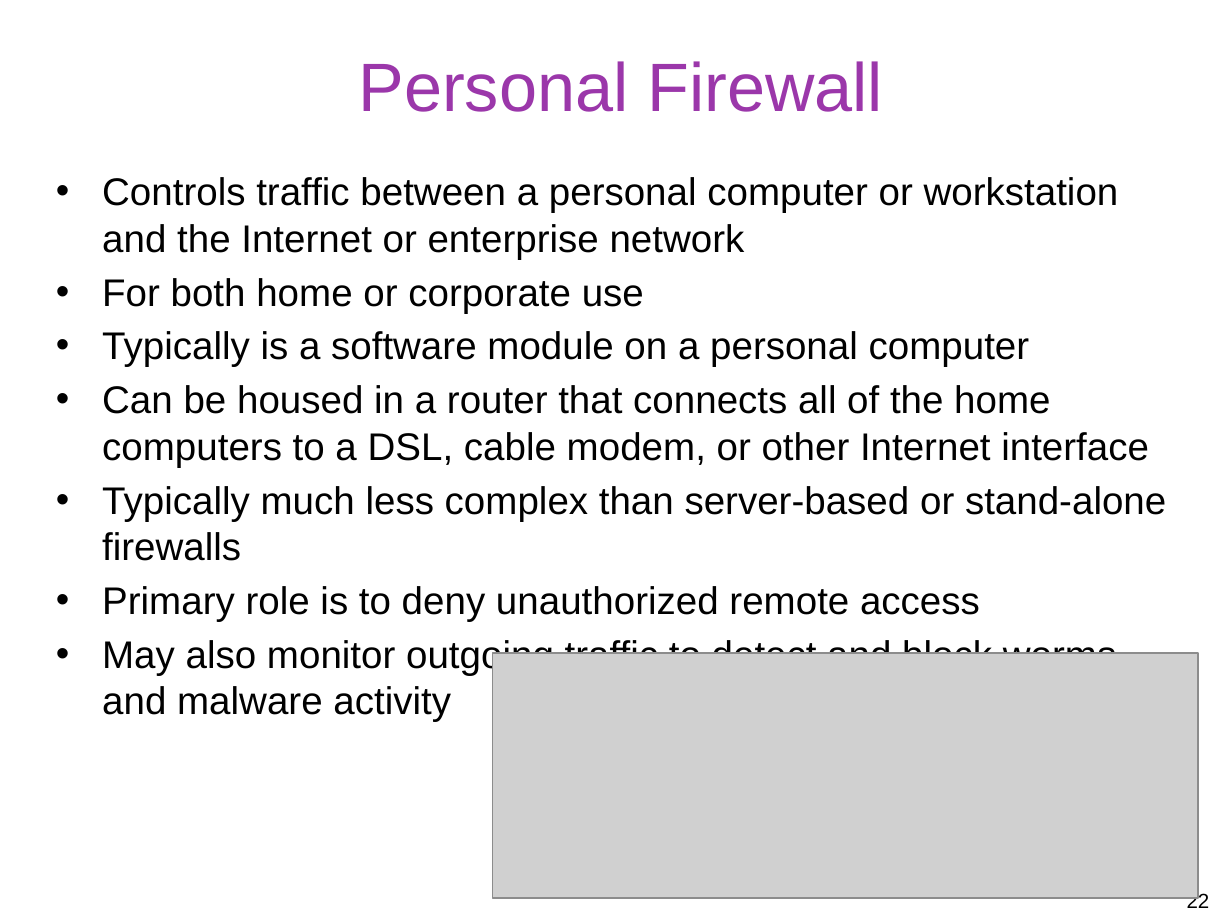
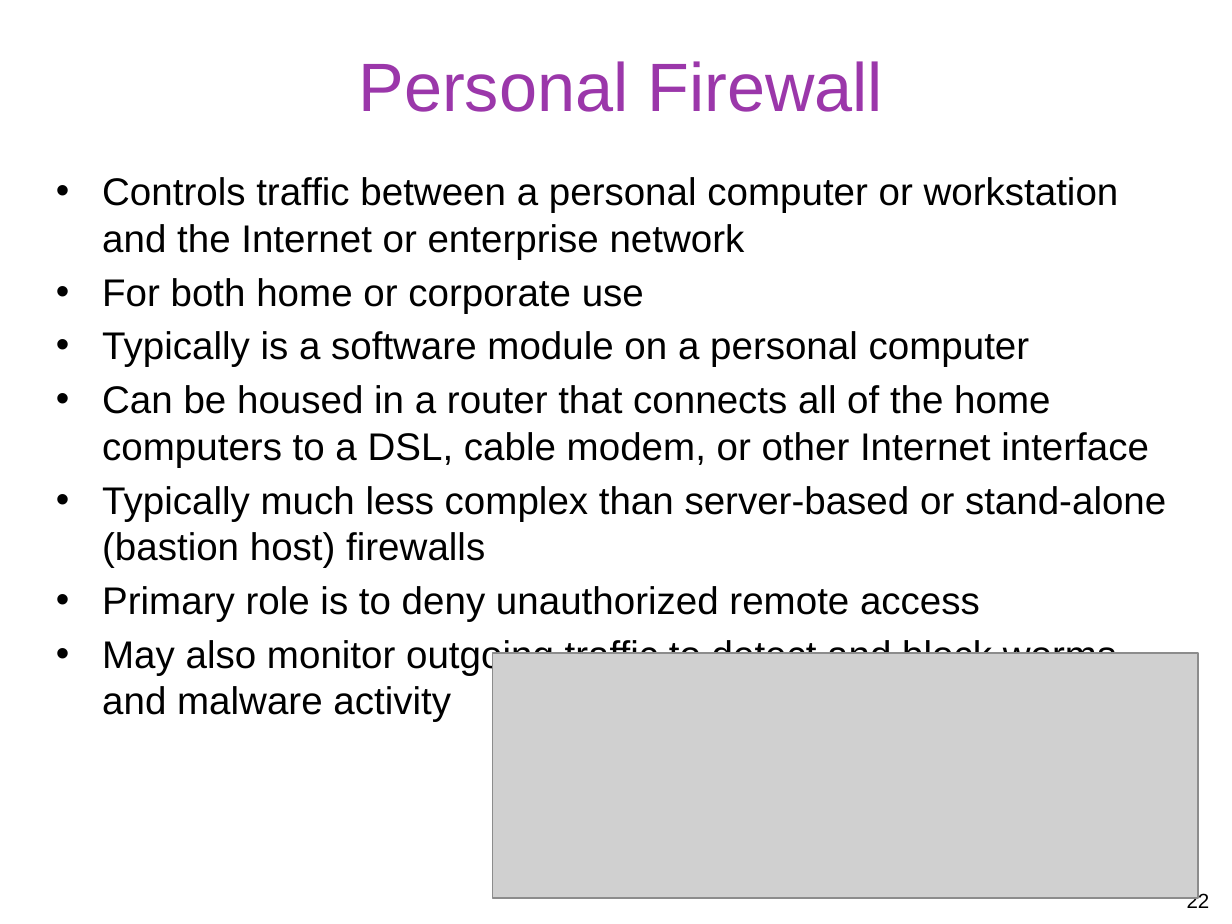
Before and after one commit to gulaoshi/gu.github.io, a slide deck: slide 22 of InfoSec/PPTs/L10-CH09-Firewalls and Intrusion Prevention.pptx. Drawn at 1232x924 pixels with LibreOffice and Linux fonts; fonts in the diff are those of the drawing; grey boxes stand for pictures. Boxes give left, top, right and bottom in pixels: in the first picture for what was removed or moved away, otherwise in the second. Text is boxed around its words. In the diff, an @@ line names an element or a change of style, - is before the commit and + after.

```diff
--- a/InfoSec/PPTs/L10-CH09-Firewalls and Intrusion Prevention.pptx
+++ b/InfoSec/PPTs/L10-CH09-Firewalls and Intrusion Prevention.pptx
@@ text at [102,486,1166,567]: text changed @@
-• Typically much less complex than server-based or stand-alone firewalls
+• Typically much less complex than server-based or stand-alone (bastion host) firewalls
```
Also in this commit, not shown: 15 other slides changed, 4 other files.
